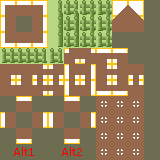
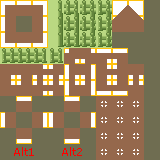
Before/after of a 160px x 160px layered artwork. What changed in the layer stack:
painted on "floorboards-f.png" over left=63, top=10, right=111, bottom=47
